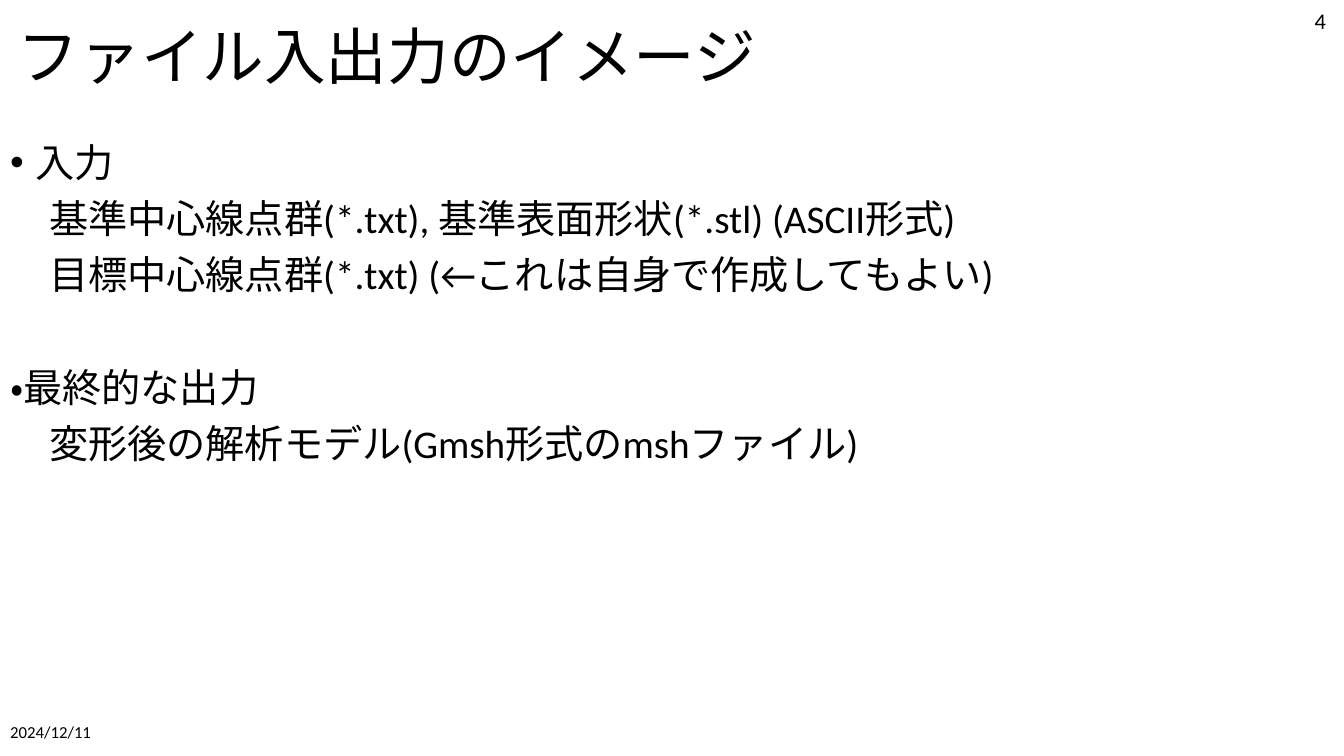
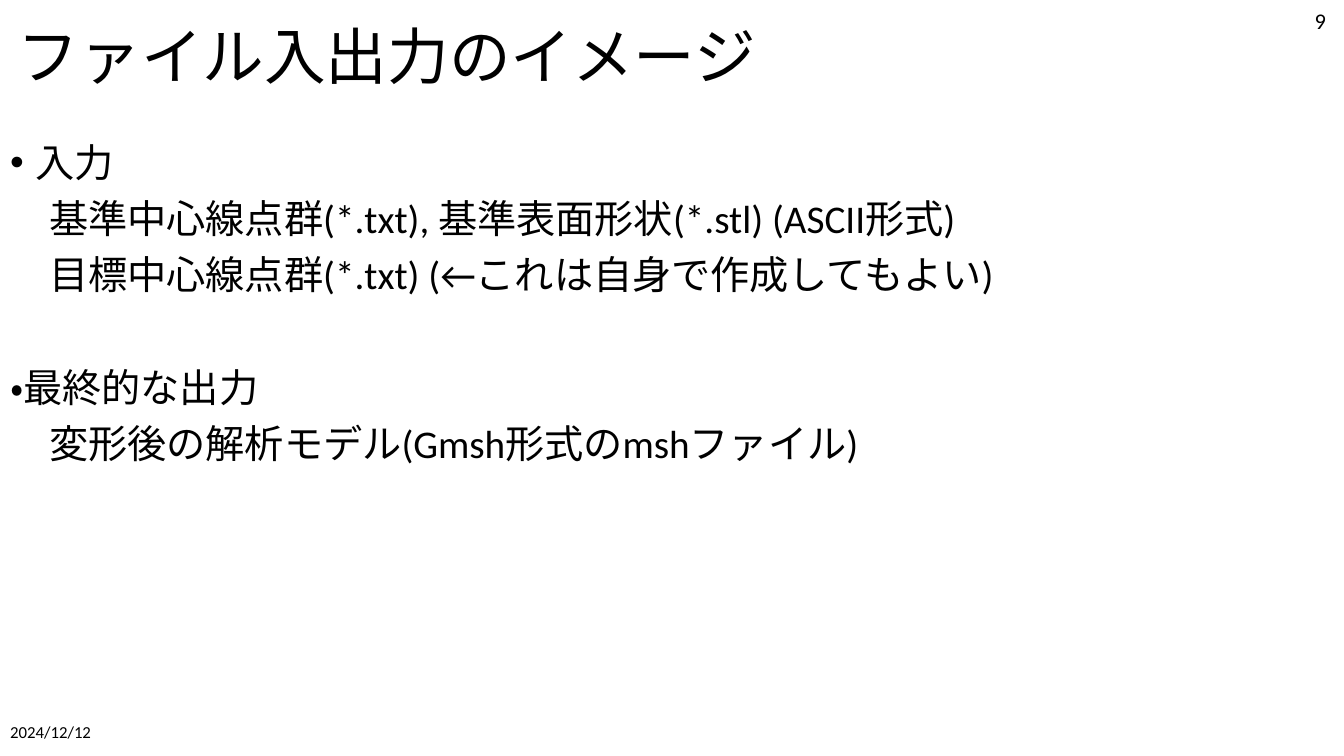
Before and after one commit to tailup7/VMD, a slide deck: slide 9 of SetupAndUsage.pptx (slide 4 before the commit). Drawn at 1344x756 pixels with LibreOffice and Linux fonts; fonts in the diff are those of the drawing. Boxes give left, top, right and bottom in pixels: in the first picture for what was removed or moved away, otherwise in the second. Text is boxed around its words. In the diff, an @@ line names an element or a change of style, - is before the commit and + after.

```diff
--- a/SetupAndUsage.pptx
+++ b/SetupAndUsage.pptx
@@ page number at [1315, 14, 1326, 29]: text changed @@
-4
+9
@@ text at [10, 726, 91, 739]: text changed @@
-2024/12/11
+2024/12/12
```
Also in this commit, not shown: 3 other slides changed, 5 slides added, 14 other files.
